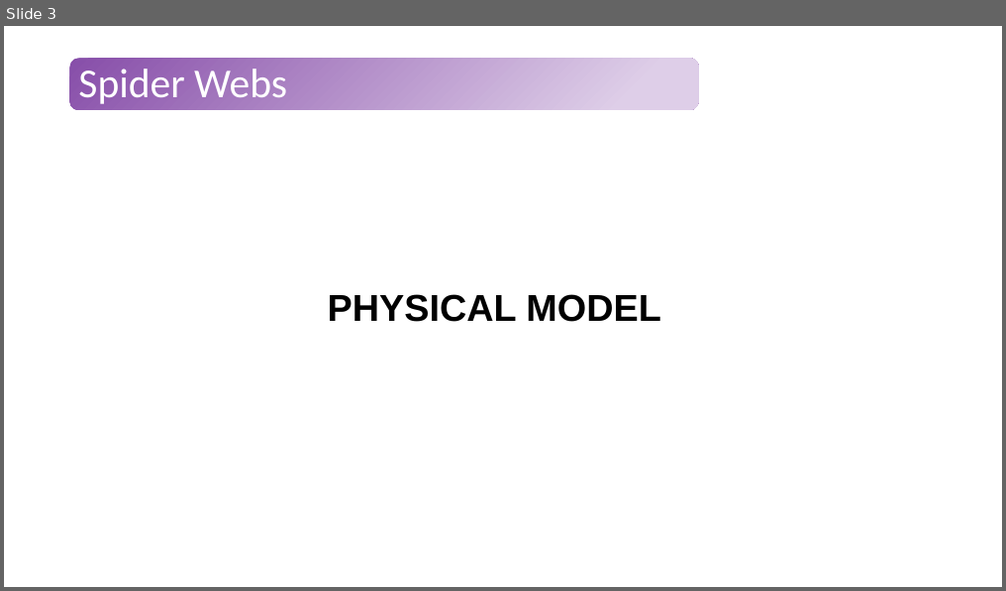
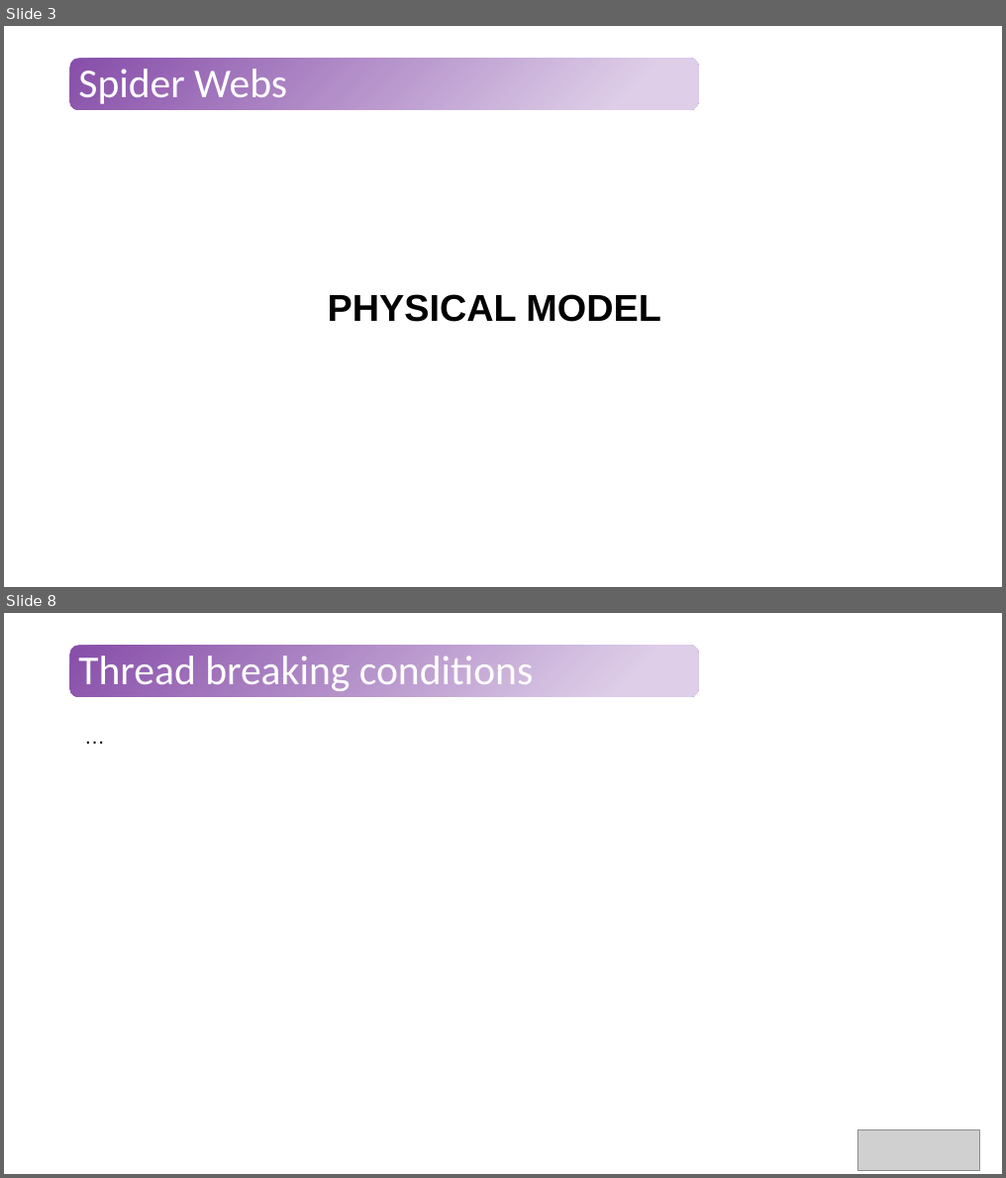
Before and after one commit to Tavi681/PoliPhysics, a slide deck: Tema 2/paper/Tema2.pptx. Shown one above the other, each under a label of ours: slide 3 before the commit, slides 3 and 8 after it; the slides between them are not shown. The pictures are 1006x591 and 1006x1178 pixels, drawn with LibreOffice and Linux fonts; fonts in the diff are those of the drawing; grey boxes stand for pictures. Boxes give left, top, right and bottom in pixels: in the first picture for what was removed or moved away, otherwise in the second. Text is boxed around its words. In the diff, an @@ line names an element or a change of style, - is before the commit and + after.

```diff
--- a/Tema 2/paper/Tema2.pptx
+++ b/Tema 2/paper/Tema2.pptx
@@ slide 8 added at [4, 613, 1002, 1174], background #FFFFFF; not listed: 1 template element that a slide beside it also shows @@
@@ title added at [78, 656, 533, 691], 39.6 pt, text #FFFFFF @@
+Thread breaking conditions
@@ text added at [76, 719, 875, 753], 20 pt, text #000000 @@
+…
@@ picture added at [858, 1131, 980, 1171] @@
```
Also in this commit, not shown: 1 slide changed, 6 other slides added.
